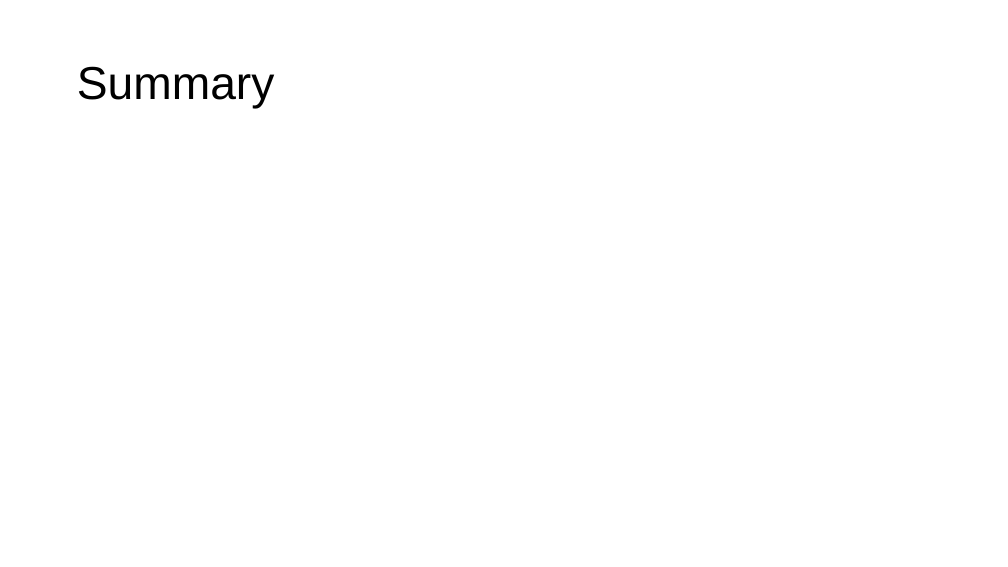
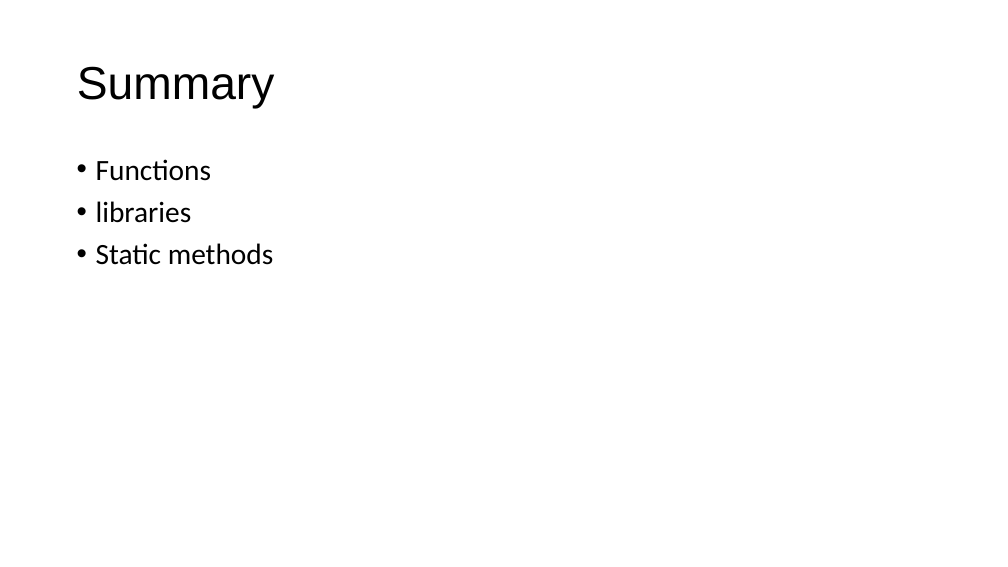
Before and after one commit to JoZonneveld/TCR-python-lessons, a slide deck: slide 18 of Lessons/Jaar 2/Lesson 2/Lesson 2.pptx. Drawn at 1008x567 pixels with LibreOffice and Linux fonts; fonts in the diff are those of the drawing; background and template pictures are left out. Boxes give left, top, right and bottom in pixels: in the first picture for what was removed or moved away, otherwise in the second. Text is boxed around its words. In the diff, an @@ line names an element or a change of style, - is before the commit and + after.

```diff
--- a/Lessons/Jaar 2/Lesson 2/Lesson 2.pptx
+++ b/Lessons/Jaar 2/Lesson 2/Lesson 2.pptx
@@ text added at <box>96,159,274,265</box>, 28 pt, text #000000 @@
+• Functions
+• libraries
+• Static methods
```
Also in this commit, not shown: 1 slide added, 1 slide removed.
